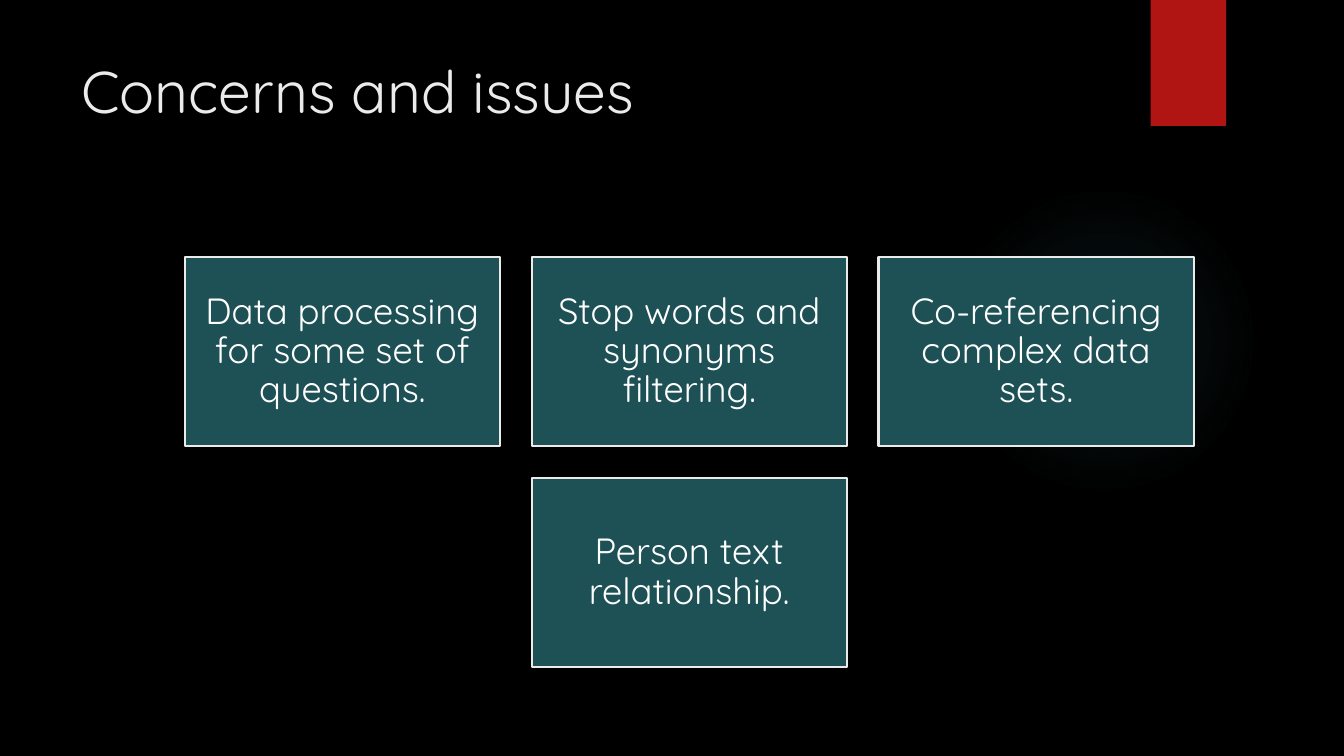
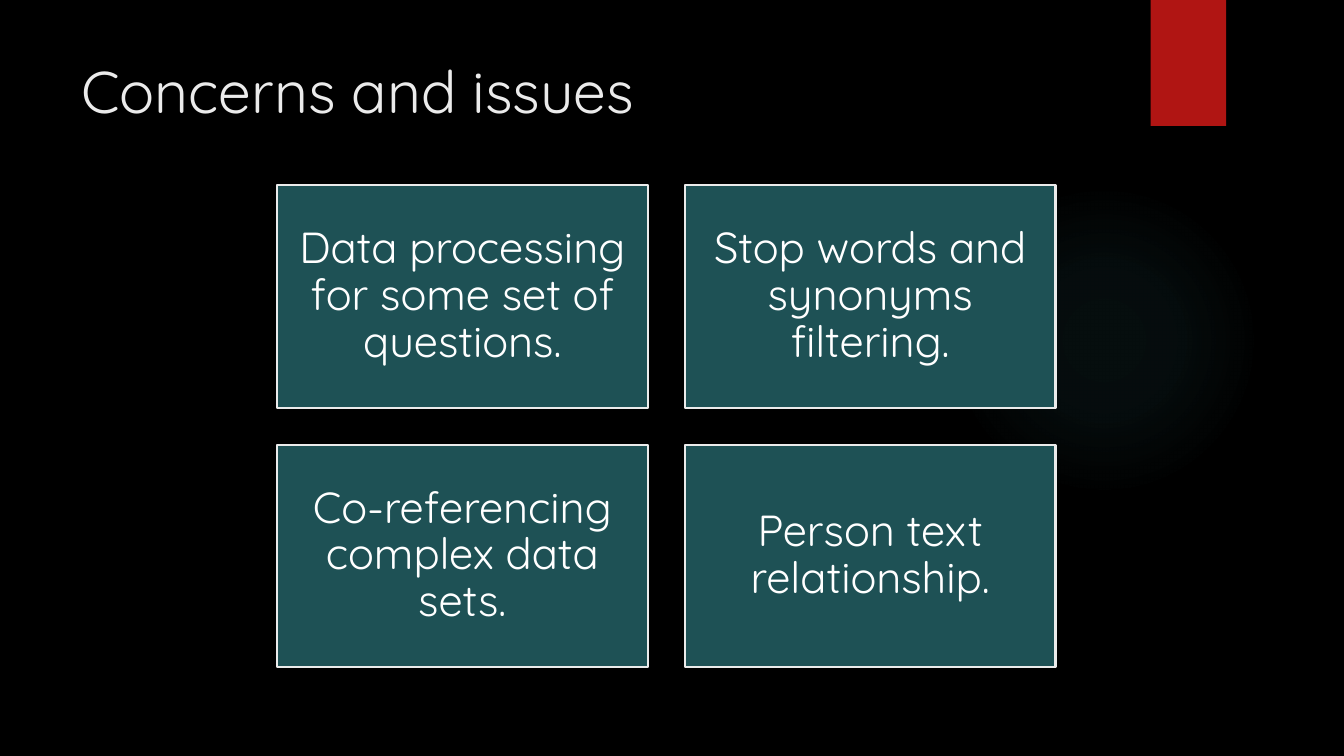
Before and after one commit to SaratM34/Dynamic-Intelligent-Q-A-System-with-Natural-Language-Processing, a slide deck: slide 8 of Documentation/project presentation.pptx. Drawn at 1344x756 pixels with LibreOffice and Linux fonts; fonts in the diff are those of the drawing; background and template pictures are left out. Boxes give left, top, right and bottom in pixels: in the first picture for what was removed or moved away, otherwise in the second. Text is boxed around its words. In the diff, an @@ line names an element or a change of style, - is before the commit and + after.

```diff
--- a/Documentation/project presentation.pptx
+++ b/Documentation/project presentation.pptx
@@ text "Data processing for some set ..." moved from (x1=205, y1=298, x2=479, y2=409) to (x1=299, y1=232, x2=625, y2=366) @@
@@ rectangle resized from (x1=185, y1=257, x2=500, y2=447) to (x1=277, y1=186, x2=648, y2=408) @@
@@ text "Stop words and synonyms filtering." moved from (x1=558, y1=297, x2=820, y2=410) to (x1=714, y1=231, x2=1026, y2=366) @@
@@ rectangle resized from (x1=879, y1=257, x2=1195, y2=447) to (x1=685, y1=186, x2=1056, y2=408) @@
@@ size 26 to 31 pt; more space between paragraphs in 4 elements at (x1=751, y1=515, x2=990, y2=602), (x1=299, y1=232, x2=625, y2=366), (x1=714, y1=231, x2=1026, y2=366), (x1=313, y1=491, x2=612, y2=617) @@
@@ text "Co-referencing complex data sets." moved from (x1=911, y1=297, x2=1162, y2=403) to (x1=313, y1=491, x2=612, y2=617) @@
@@ rectangle resized from (x1=531, y1=257, x2=847, y2=447) to (x1=277, y1=445, x2=648, y2=667) @@
@@ text "Person text relationship." moved from (x1=589, y1=538, x2=790, y2=612) to (x1=751, y1=515, x2=990, y2=602) @@
@@ rectangle resized from (x1=531, y1=478, x2=847, y2=667) to (x1=685, y1=445, x2=1056, y2=667) @@
```
Also in this commit, not shown: 8 other slides changed, 1 slide added, 1 slide removed, 2 other files.
